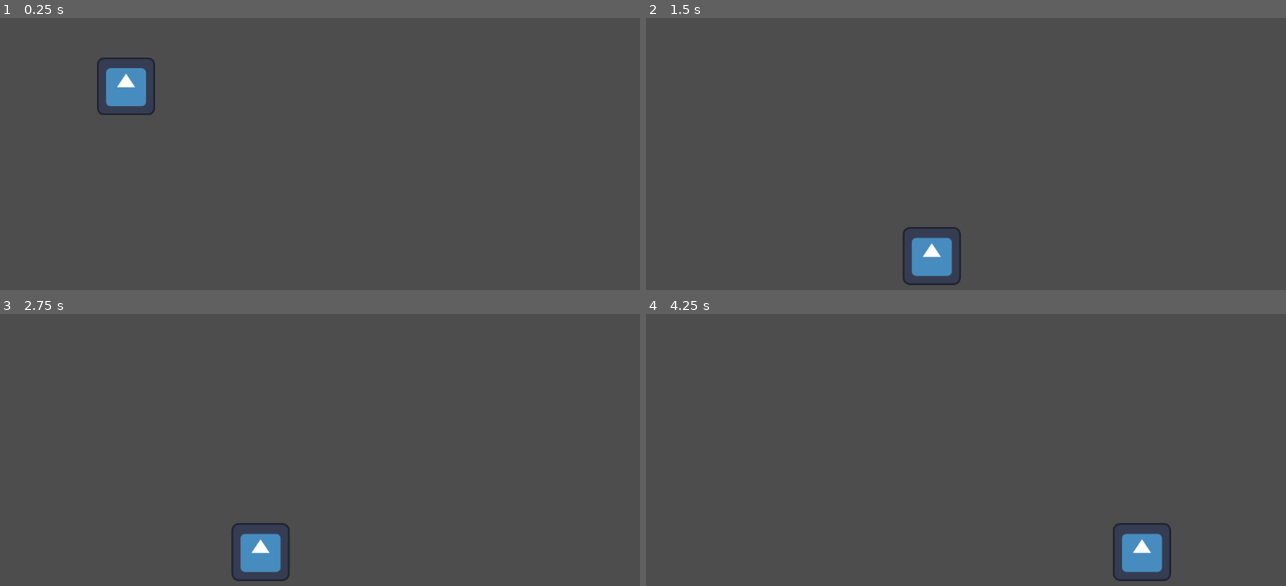
Above: before the commit, frames 1-4 (two rows, left to right).
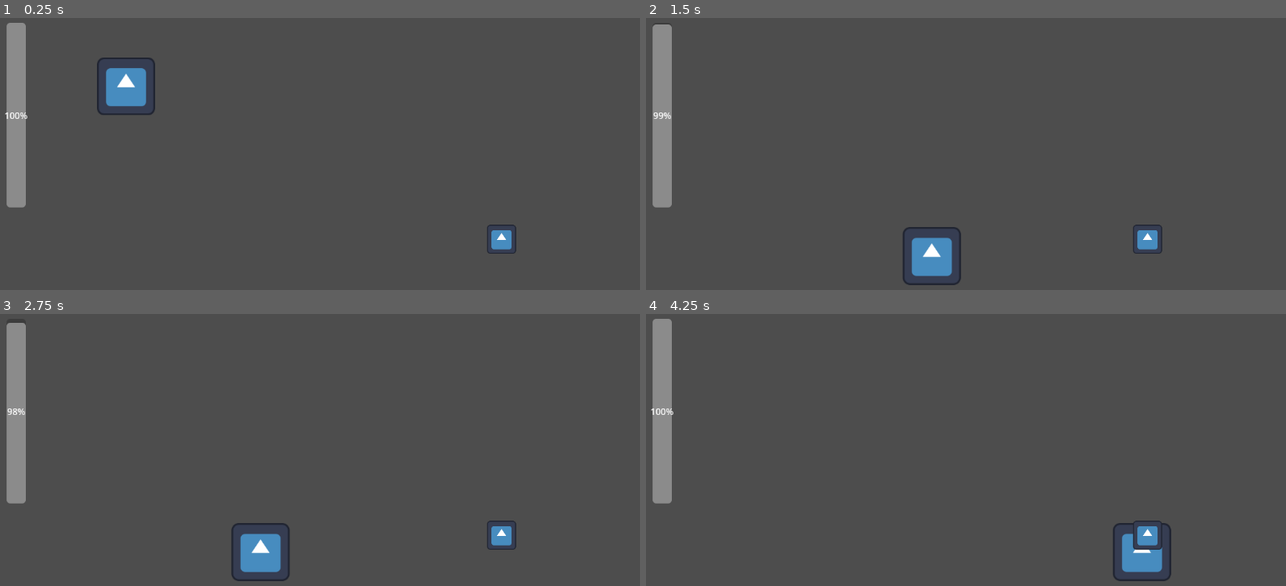
Above: after the commit, the same moments.

Repository: Sunerloger/mask-of-madness
Game: Godot game, scene res://scenes/main.tscn
Two runs of this game, one before a commit and one after it. Both use one fixed random seed, a clock stepped at 60 frames per second and the inputs below. The engine's default icon, where the game draws it, is replaced by a stand-in: a white triangle on a blue panel in a dark square.
Inputs:
- Up to frame 1 (0.25 s): no input
- Up to frame 2 (1.5 s): tap Enter (ui_accept) at 0.5, 0.77 s; hold D (Right) from 0.53 s (still down)
- Up to frame 3 (2.75 s): tap Enter (ui_accept) at 1.52 s; release D (Right) at 2.03 s; hold A (Left) from 2.03 s (still down)
- Up to frame 4 (4.25 s): release A (Left) at 2.78 s; hold D (Right) from 2.78 s (still down); tap Enter (ui_accept) at 3.02, 3.77 s

The runs differ from the first frame. In frame 1, 2.4% of the frame differs, in the area x 0-81%, y 1-87%; in frame 2, 2.3%; in frame 3, 2.3%; in frame 4, 2.4%.

Commit message:
feat: sanity change bar + pickup

Diff:
--- /dev/null
+++ b/assets/main.gd
@@ -0,0 +1,4 @@
+extends Node2D
+
+func _on_timer_timeout() -> void:
+	Global.OnSanityChange.emit(-1)
--- /dev/null
+++ b/assets/scripts/global.gd
@@ -0,0 +1,3 @@
+extends Node
+
+signal OnSanityChange
--- /dev/null
+++ b/assets/scripts/pickup.gd
@@ -0,0 +1,15 @@
+extends Area2D
+
+
+# Called when the node enters the scene tree for the first time.
+func _ready() -> void:
+	pass # Replace with function body.
+
+
+# Called every frame. 'delta' is the elapsed time since the previous frame.
+func _process(delta: float) -> void:
+	pass
+
+
+func _on_body_entered(body: Node2D) -> void:
+	Global.OnSanityChange.emit(5)
--- a/assets/scripts/player.gd
+++ b/assets/scripts/player.gd
@@ -1,14 +1,19 @@
 extends CharacterBody2D
-
 
 const SPEED = 300.0
 const JUMP_VELOCITY = -400.0
 
+func checkSanityChange(new_sanity: float):
+	Global.OnSanityChange.emit(new_sanity)
 
 func _physics_process(delta: float) -> void:
 	# Add the gravity.
 	if not is_on_floor():
 		velocity += get_gravity() * delta
+
+	var sanity = 2
+
+	# checkSanityChange(sanity)
 
 	# Handle jump.
 	if Input.is_action_just_pressed("ui_accept") and is_on_floor():
--- /dev/null
+++ b/assets/scripts/progress_bar.gd
@@ -0,0 +1,7 @@
+extends ProgressBar
+
+func _ready() -> void:
+	Global.OnSanityChange.connect(changeSanityDisplay)
+
+func changeSanityDisplay(sanityChange: float):
+	value += sanityChange
--- a/project.godot
+++ b/project.godot
@@ -14,6 +14,10 @@
 run/main_scene="uid://d4jfoobk8yv34"
 config/features=PackedStringArray("4.6", "Forward Plus")
 config/icon="res://assets/sprites/icon.svg"
+
+[autoload]
+
+Global="*uid://dsni4rqa6f2u6"
 
 [input]
 
--- a/scenes/main.tscn
+++ b/scenes/main.tscn
@@ -1,11 +1,15 @@
 [gd_scene format=3 uid="uid://d4jfoobk8yv34"]
 
 [ext_resource type="PackedScene" uid="uid://dgme6dw1flge5" path="res://scenes/player.tscn" id="1_o5qli"]
+[ext_resource type="Script" uid="uid://bugaq53ph4wh0" path="res://assets/main.gd" id="1_sugp2"]
+[ext_resource type="PackedScene" uid="uid://bhjnjkxtqu12" path="res://scenes/ui.tscn" id="2_0wfyh"]
+[ext_resource type="PackedScene" uid="uid://ctlqi8og8j2ev" path="res://scenes/pickup.tscn" id="4_jyhfs"]
 
 [sub_resource type="RectangleShape2D" id="RectangleShape2D_o5qli"]
 size = Vector2(373.33334, 20)
 
-[node name="Node2D" type="Node2D" unique_id=1351415594]
+[node name="Main" type="Node2D" unique_id=1351415594]
+script = ExtResource("1_sugp2")
 
 [node name="Floor" type="StaticBody2D" parent="." unique_id=732633237]
 position = Vector2(-1, 0)
@@ -17,3 +21,13 @@
 
 [node name="Player" parent="." unique_id=59921298 instance=ExtResource("1_o5qli")]
 position = Vector2(235, 199)
+
+[node name="UI" parent="." unique_id=87986574 instance=ExtResource("2_0wfyh")]
+
+[node name="Timer" type="Timer" parent="." unique_id=2093164933]
+autostart = true
+
+[node name="Pickup" parent="." unique_id=707575940 instance=ExtResource("4_jyhfs")]
+position = Vector2(905, 501)
+
+[connection signal="timeout" from="Timer" to="." method="_on_timer_timeout"]
--- /dev/null
+++ b/scenes/pickup.tscn
@@ -0,0 +1,19 @@
+[gd_scene format=3 uid="uid://ctlqi8og8j2ev"]
+
+[ext_resource type="Script" uid="uid://causv5klvq26r" path="res://assets/scripts/pickup.gd" id="1_7cqbe"]
+[ext_resource type="Texture2D" uid="uid://cb0e6vgpl6fbo" path="res://assets/sprites/icon.svg" id="1_pg2rt"]
+
+[sub_resource type="RectangleShape2D" id="RectangleShape2D_sugp2"]
+size = Vector2(45.875, 45.25)
+
+[node name="Pickup" type="Area2D" unique_id=707575940]
+script = ExtResource("1_7cqbe")
+
+[node name="CollisionShape2D" type="CollisionShape2D" parent="." unique_id=105963796]
+shape = SubResource("RectangleShape2D_sugp2")
+
+[node name="Sprite2D" type="Sprite2D" parent="." unique_id=1592054348]
+scale = Vector2(0.40625, 0.40625)
+texture = ExtResource("1_pg2rt")
+
+[connection signal="body_entered" from="." to="." method="_on_body_entered"]
--- /dev/null
+++ b/scenes/ui.tscn
@@ -0,0 +1,18 @@
+[gd_scene format=3 uid="uid://bhjnjkxtqu12"]
+
+[ext_resource type="Script" uid="uid://co2otlmsne3pf" path="res://assets/scripts/progress_bar.gd" id="1_nt7q6"]
+
+[node name="UI" type="Control" unique_id=87986574]
+layout_mode = 3
+anchors_preset = 0
+
+[node name="ProgressBar" type="ProgressBar" parent="." unique_id=229974149]
+layout_mode = 0
+offset_left = 22.0
+offset_top = 114.0
+offset_right = 56.0
+offset_bottom = 444.0
+theme_override_colors/font_color = Color(14.948135, 18.892157, 18.892157, 1)
+value = 100.0
+fill_mode = 3
+script = ExtResource("1_nt7q6")
Not shown, added: assets/main.gd.uid
Not shown, added: assets/scripts/global.gd.uid
Not shown, added: assets/scripts/pickup.gd.uid
Not shown, added: assets/scripts/progress_bar.gd.uid
